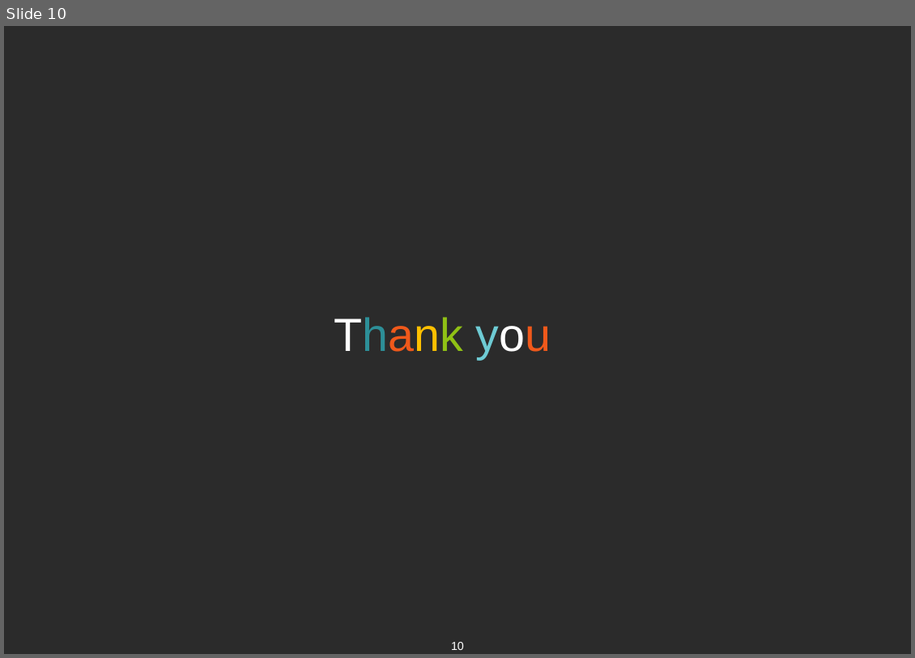
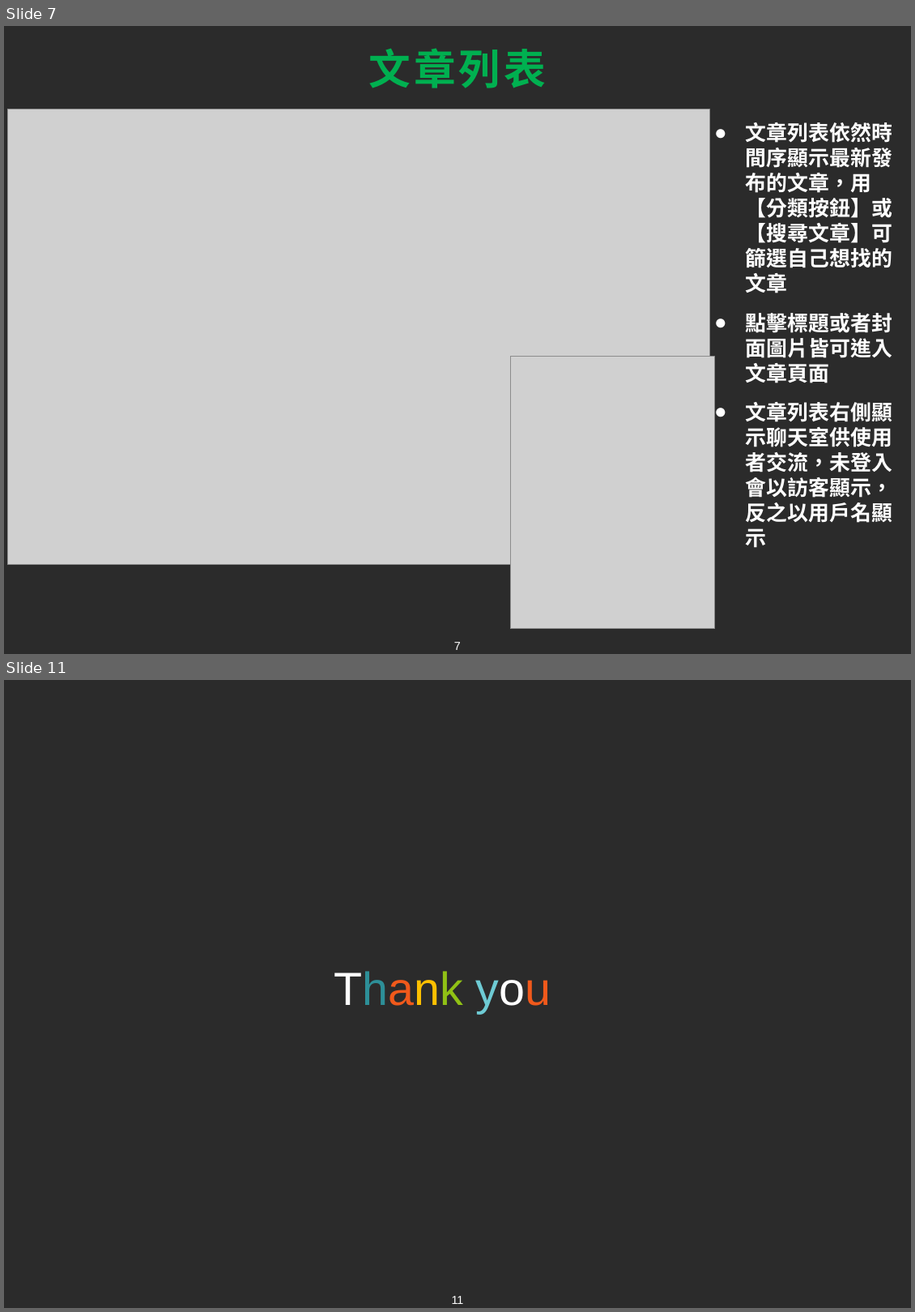
Before and after one commit to tim93009/FinalProject_GameForum, a slide deck: docs/ppt/Liao.pptx. Shown one above the other, each under a label of ours: slide 10 before the commit, slides 7 and 11 after it; the slides between them are not shown. The pictures are 915x658 and 915x1312 pixels, drawn with LibreOffice and Linux fonts; fonts in the diff are those of the drawing; grey boxes stand for pictures; background and template pictures are left out; a plain dark background stands for a picture behind light text. Boxes give left, top, right and bottom in pixels: in the first picture for what was removed or moved away, otherwise in the second. Text is boxed around its words. In the diff, an @@ line names an element or a change of style, - is before the commit and + after.

```diff
--- a/docs/ppt/Liao.pptx
+++ b/docs/ppt/Liao.pptx
@@ slide 7 added at <box>4,26,911,654</box>, background picture (left out); not listed: 1 template element that a slide beside it also shows @@
@@ title added at <box>368,48,546,88</box>, 36 pt, text #00B050, bold @@
+文章列表
@@ picture added at <box>7,109,710,564</box> @@
@@ text added at <box>746,122,893,548</box>, 18 pt, text #FFFFFF, bold @@
+● 文章列表依然時間序顯示最新發布的文章，用【分類按鈕】或【搜尋文章】可篩選自己想找的文章
+● 點擊標題或者封面圖片皆可進入文章頁面
+● 文章列表右側顯示聊天室供使用者交流，未登入會以訪客顯示，反之以用戶名顯示
@@ picture added at <box>511,356,715,629</box> @@
@@ what was slide 10 is now slide 11 @@
@@ page number at <box>452,1296,464,1304</box>: text changed @@
-10
+11
```
Also in this commit, not shown: 9 slides changed, 1 other file.
